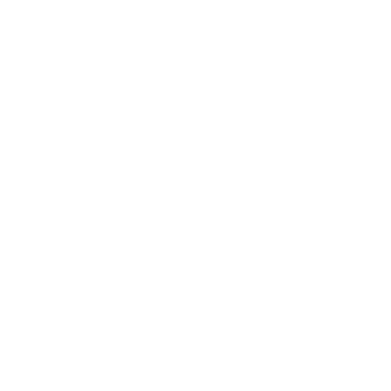
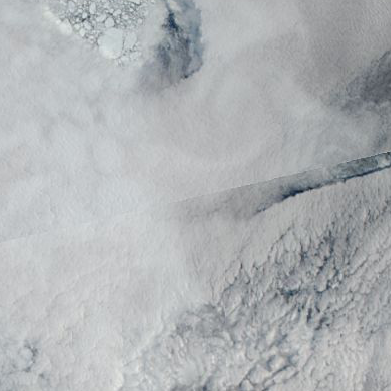
Layered file, before and after one edit (391px x 391px). Changes by layer:
added layer "245_greenland_sea_100km_20030807.aqua.truecolor.250m" above "Background" over left=0, top=0, right=391, bottom=391
